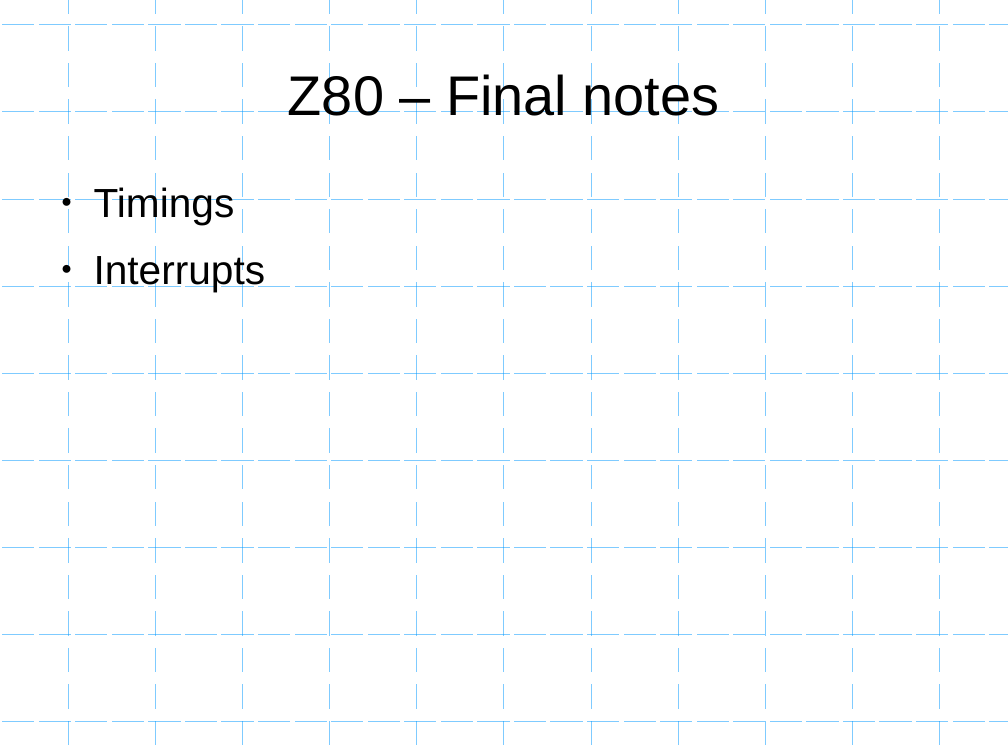
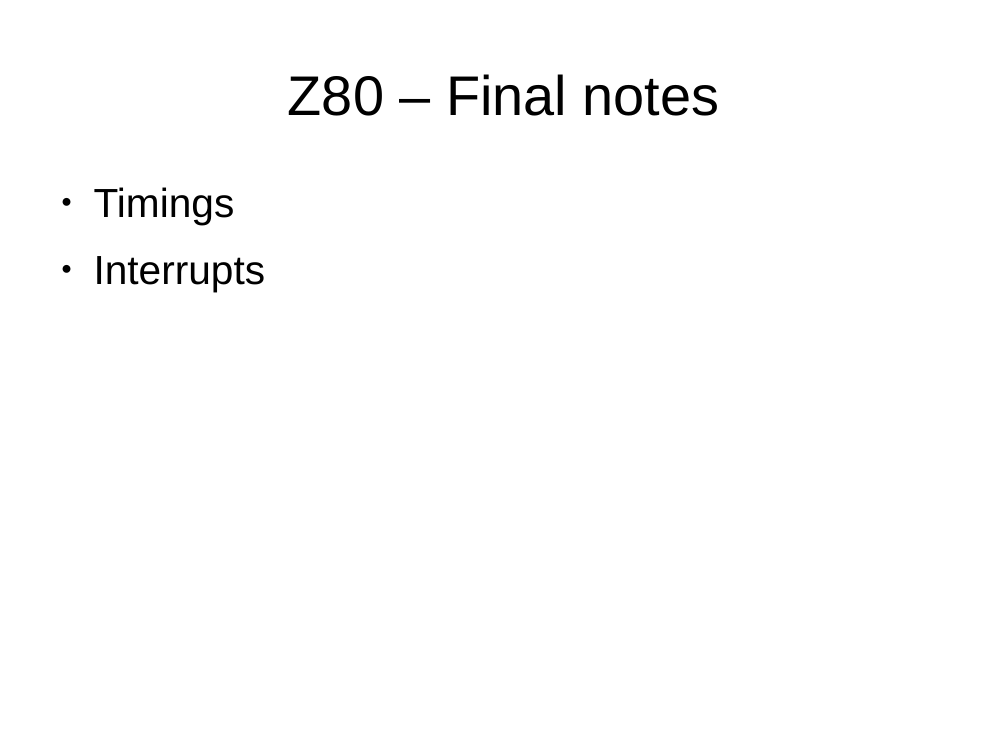
Before and after one commit to mattgodbolt/miracle-sms-emulator, a slide deck: slide 15 of emulating.odp (slide 16 before the commit). Drawn at 1008x756 pixels with LibreOffice and Linux fonts; fonts in the diff are those of the drawing; background and template pictures are left out. Boxes give left, top, right and bottom in pixels: in the first picture for what was removed or moved away, otherwise in the second. Text is boxed around its words. In the diff, an @@ line names an element or a change of style, - is before the commit and + after.

```diff
--- a/emulating.odp
+++ b/emulating.odp
@@ freeform shape removed at [0,25,1008,722] @@
@@ freeform shape removed at [69,0,940,752] @@
```
Also in this commit, not shown: 27 other slides changed, 10 slides added, 3 slides removed, 2 other files.
